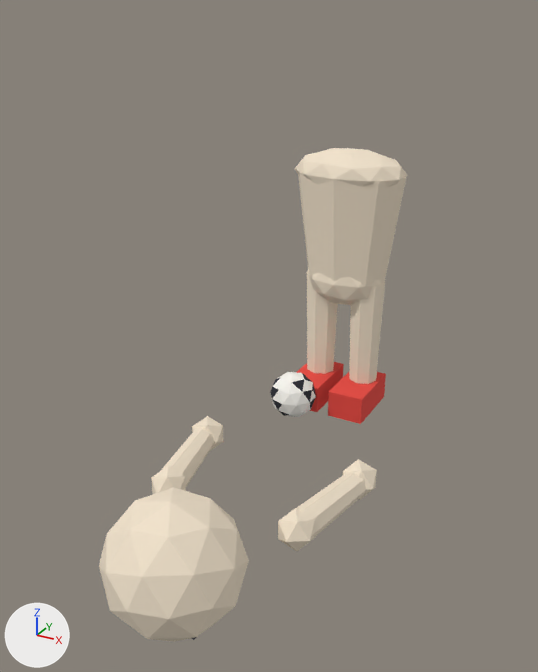
The FBX model Assets/Trickshot/Resources/Models/athlete_soccer.fbx: old version first, new version second.
Rendered twice from a camera (50 mm lens) standing at (1.53, -3.67, 2.11) and looking at (0.01, -0.91, 0.73). Lighting does not change. The marker at lower left points along +X, +Y and +Z. The picture after the commit comes second. Where no turn or scale is listed for an object, it has been applied to the vertices.

Names of what the first picture shows: 'ArmL', 'ArmR', 'Ball', 'Head', 'LegL', 'LegR', 'Torso'.
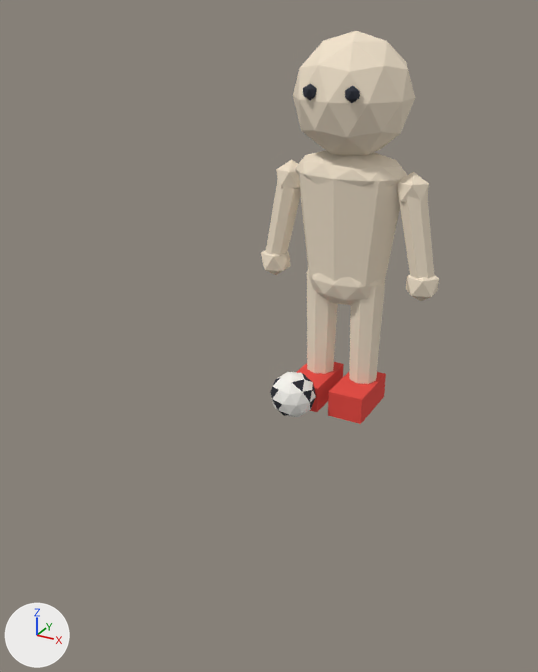
Pixel boxes [x1, y1, x2, y2] of what changed, in the pictures (538 x 672 px):
'Head', moved, turned: before [99, 487, 249, 642]; after [293, 31, 415, 156]
'ArmL', moved, turned: before [278, 459, 377, 552]; after [397, 172, 439, 301]
'ArmR', moved, turned: before [151, 416, 224, 494]; after [261, 160, 300, 275]

Diff of the bpy script that builds the scene:
```diff
--- a/Assets/Trickshot/Resources/Models/athlete_soccer.fbx.py
+++ b/Assets/Trickshot/Resources/Models/athlete_soccer.fbx.py
@@ ob_head @@
 ob_head = bpy.data.objects.new('Head', me_head)
-ob_head.parent = ob_torso
-ob_head.location = (0.0, -0.74, 1.4)
-ob_head.rotation_euler = (1.571, 0.0, 0.0)  # degrees (90, 0, 0)
+ob_head.parent = ob_athlete
+ob_head.location = (0.0, 1.4, 0.0)
@@ ob_arml @@
 ob_arml = bpy.data.objects.new('ArmL', me_arml)
-ob_arml.parent = ob_torso
-ob_arml.location = (0.345, -0.74, 1.26)
-ob_arml.rotation_euler = (1.571, 0.0, 0.0)  # degrees (90, 0, 0)
+ob_arml.parent = ob_athlete
+ob_arml.location = (0.345, 1.26, 0.0)
@@ ob_armr @@
 ob_armr = bpy.data.objects.new('ArmR', me_armr)
-ob_armr.parent = ob_torso
-ob_armr.location = (-0.345, -0.74, 1.26)
-ob_armr.rotation_euler = (1.571, 0.0, 0.0)  # degrees (90, 0, 0)
+ob_armr.parent = ob_athlete
+ob_armr.location = (-0.345, 1.26, 0.0)
```
